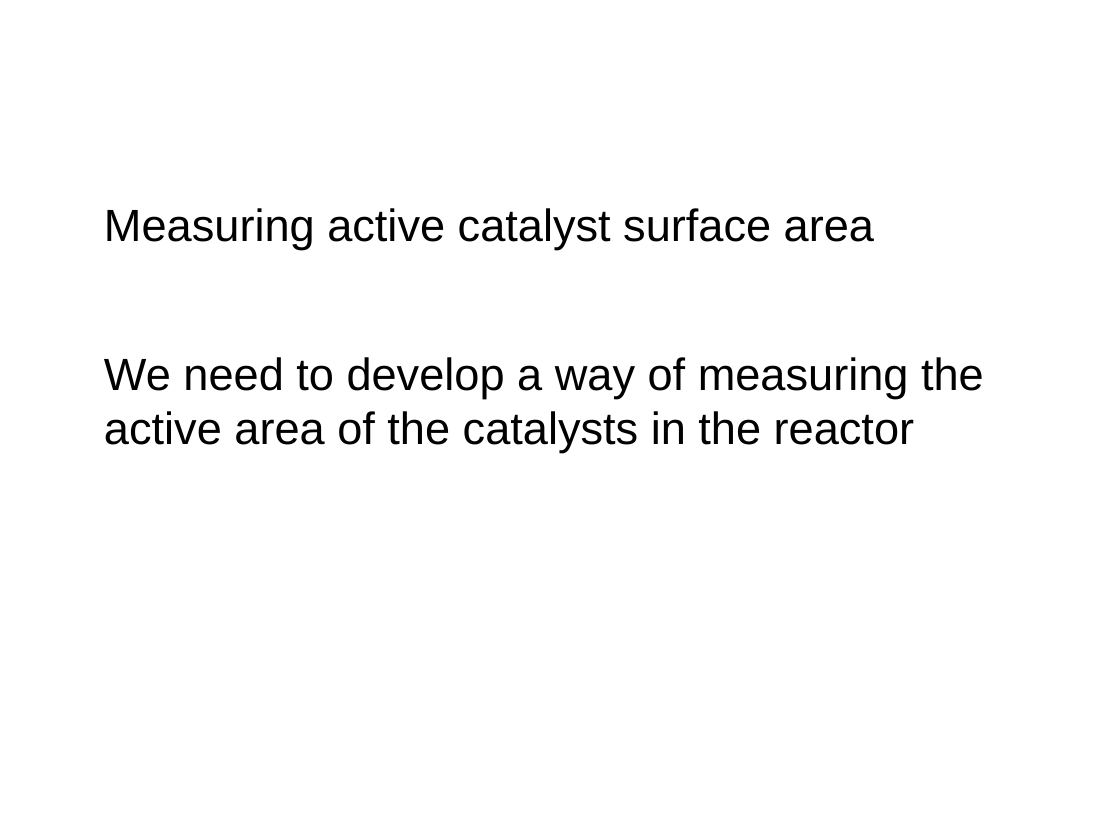
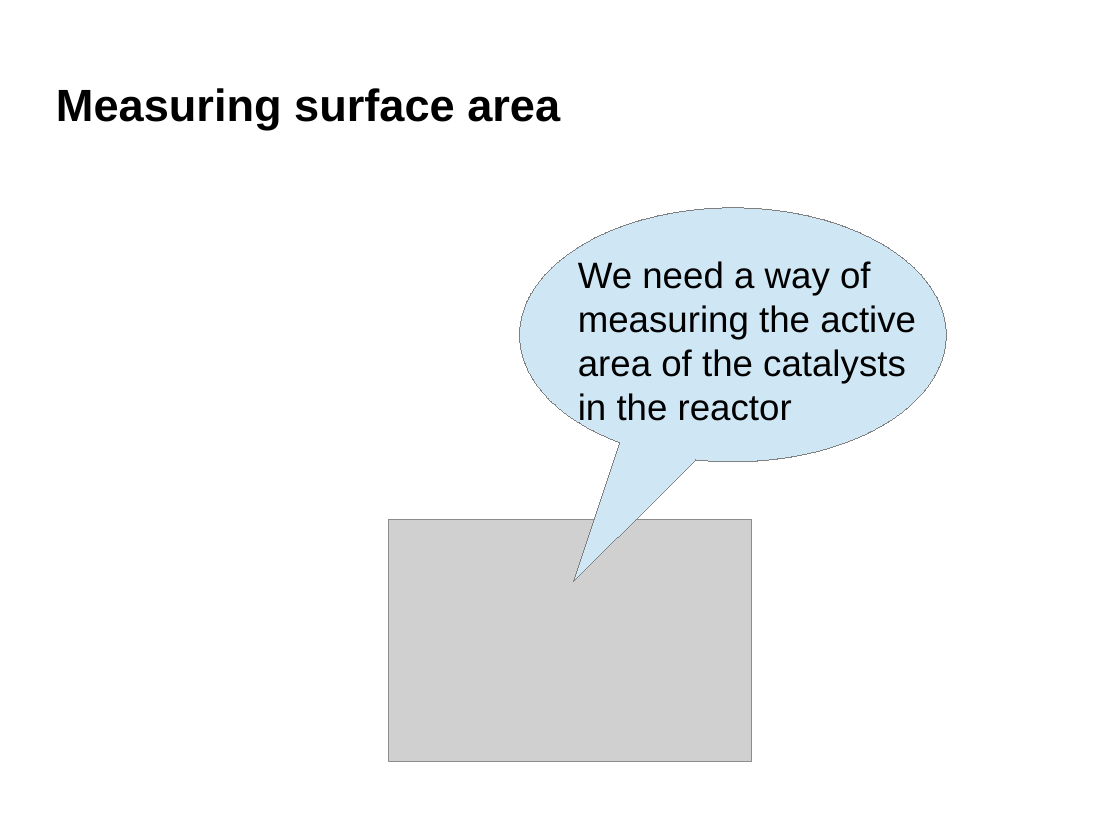
Before and after one commit to robertjensen/Thesis, a slide deck: slide 15 of defence/presentaation.odp (slide 11 before the commit). Drawn at 1120x840 pixels with LibreOffice and Linux fonts; fonts in the diff are those of the drawing; grey boxes stand for pictures; background and template pictures are left out. Boxes give left, top, right and bottom in pixels: in the first picture for what was removed or moved away, otherwise in the second. Text is boxed around its words. In the diff, an @@ line names an element or a change of style, - is before the commit and + after.

```diff
--- a/defence/presentaation.odp
+++ b/defence/presentaation.odp
@@ title added at <box>56,88,560,130</box>, 32 pt, text #000000, bold @@
+Measuring surface area
@@ speech bubble added at <box>519,208,946,462</box>, fill #CFE7F5, outline #808080 0 pt @@
@@ text at <box>578,261,916,428</box>: text changed; size 32 to 26 pt @@
-Measuring active catalyst surface area
-We need to develop a way of measuring the active area of the catalysts in the reactor
+We need a way of measuring the active area of the catalysts in the reactor
@@ picture added at <box>389,519,752,762</box> @@
```
Also in this commit, not shown: 24 other slides changed, 18 slides added, 14 slides removed, 8 other files.
